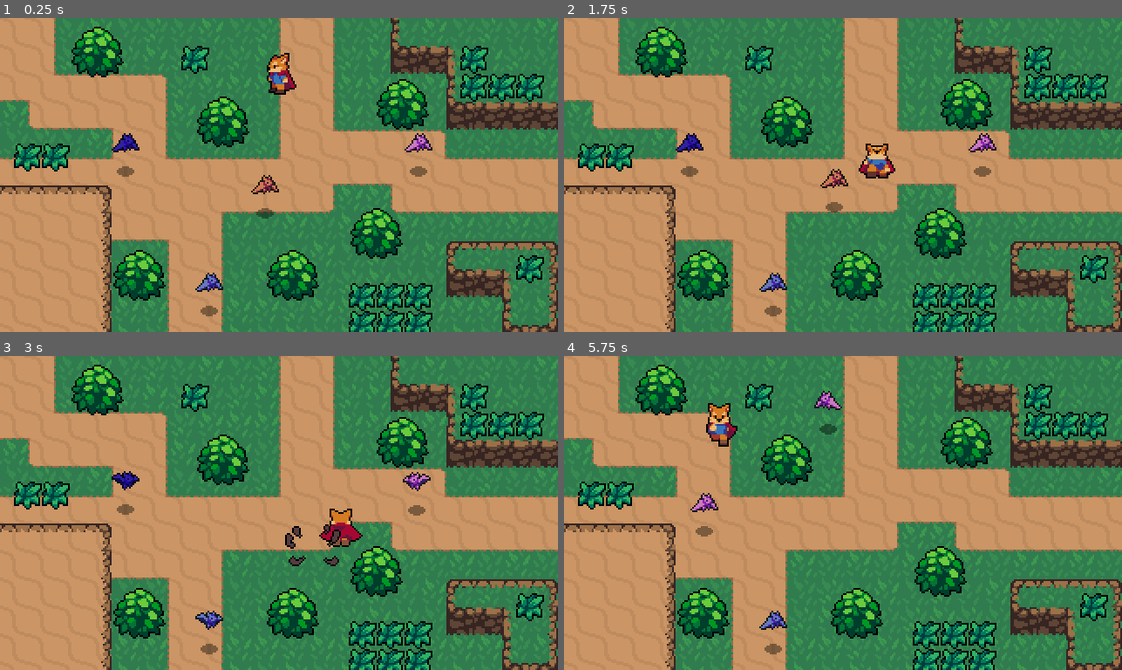
Above: before the commit, frames 1-4 (two rows, left to right).
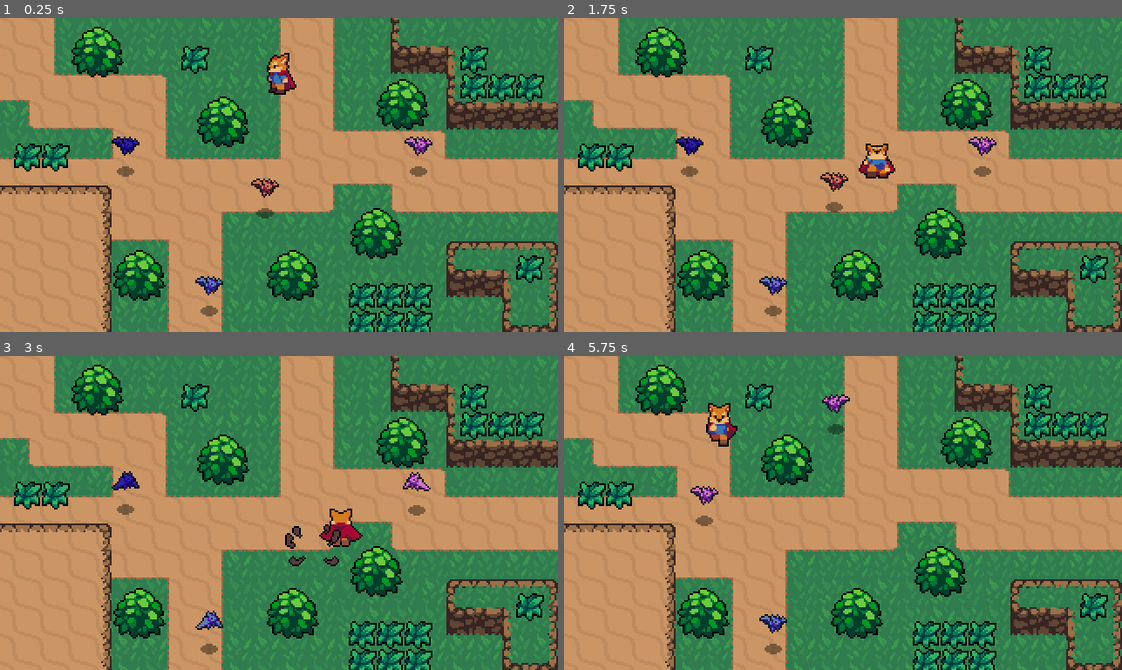
Above: after the commit, the same moments.

Repository: JFG16b/RPG-pixel
Game: Godot game, scene res://World.tscn
Same seed, same stepped clock (60 frames per second), same inputs: the game is played once before the commit and once after it.
Inputs:
- Up to frame 1 (0.25 s): no input
- Up to frame 2 (1.75 s): hold Right (ui_right) 0.53-1.28 s; tap C (Attack) at 0.6 s; hold Down (ui_down) from 1.28 s (still down); tap Z (Roll) at 1.35 s
- Up to frame 3 (3 s): release Down (ui_down) at 2.03 s; hold Right (ui_right) 2.03-2.78 s; tap C (Attack) at 2.1 s; hold Up (ui_up) from 2.78 s (still down); tap Z (Roll) at 2.85 s
- Up to frame 4 (5.75 s): release Up (ui_up) at 3.53 s; hold Left (ui_left) 3.53-5.03 s; tap C (Attack) at 3.6, 5.1 s; tap Z (Roll) at 4.35 s; hold Down (ui_down) from 5.03 s (still down)

The runs differ from the first frame. In frame 1, 0.8% of the frame differs, in the area x 20-78%, y 36-89%; in frame 2, 0.8%; in frame 3, 0.4%; in frame 4, 0.9%, in the area x 22-52%, y 11-89%.

Commit message:
last edit

Diff:
--- a/Action RPG Resources/Effects/HitEffect.tscn
+++ b/Action RPG Resources/Effects/HitEffect.tscn
@@ -16,7 +16,7 @@
 "frames": [ SubResource( 1 ), SubResource( 2 ) ],
 "loop": true,
 "name": "Animate",
-"speed": 15.0
+"speed": 13.0
 } ]
 
 [node name="HitEffect" type="AnimatedSprite"]
--- a/Action RPG Resources/Enemies/Bat.gd
+++ b/Action RPG Resources/Enemies/Bat.gd
@@ -1,5 +1,5 @@
 extends KinematicBody2D
-#cambiar color en funcion de la vida
+
 const EnemyDeathEffect = preload("res://Action RPG Resources/Effects/EnemyDeathEffect.tscn")
 
 export var ACCELERATION = 300
--- a/Action RPG Resources/Enemies/Bat.tscn
+++ b/Action RPG Resources/Enemies/Bat.tscn
@@ -49,7 +49,7 @@
 modulate = Color( 0.996078, 1, 1, 1 )
 collision_layer = 16
 script = ExtResource( 4 )
-FRICTION = 100
+FRICTION = 160
 
 [node name="Sprite" type="AnimatedSprite" parent="."]
 frames = SubResource( 6 )
--- a/Action RPG Resources/Overlap/Hurtbox.gd
+++ b/Action RPG Resources/Overlap/Hurtbox.gd
@@ -9,4 +9,4 @@
 		var effect = HitEffect.instance()
 		var main = get_tree().current_scene
 		main.add_child(effect)
-		effect.global_position = global_position
+		effect.global_position = global_position - Vector2(0, 10)
--- a/World.tscn
+++ b/World.tscn
@@ -578,13 +578,13 @@
 position = Vector2( 72, 88 )
 
 [node name="Sprite" parent="YSort/Enemys/Bat" index="0"]
-frame = 3
+frame = 1
 
 [node name="Bat2" parent="YSort/Enemys" instance=ExtResource( 7 )]
 position = Vector2( 240, 88 )
 
 [node name="Sprite" parent="YSort/Enemys/Bat2" index="0"]
-frame = 3
+frame = 1
 
 [node name="Stats" parent="YSort/Enemys/Bat2" index="4"]
 max_health = 3
@@ -593,7 +593,7 @@
 position = Vector2( 120, 168 )
 
 [node name="Sprite" parent="YSort/Enemys/Bat3" index="0"]
-frame = 3
+frame = 1
 
 [node name="Stats" parent="YSort/Enemys/Bat3" index="4"]
 max_health = 2
@@ -602,16 +602,20 @@
 position = Vector2( 152, 112 )
 
 [node name="Sprite" parent="YSort/Enemys/Bat4" index="0"]
-frame = 3
+frame = 1
 
 [node name="Stats" parent="YSort/Enemys/Bat4" index="4"]
 max_health = 1
 
 [editable path="YSort/Enemys/Bat"]
 [editable path="YSort/Enemys/Bat/Hurtbox"]
+[editable path="YSort/Enemys/Bat/PlayerDetectionZone"]
 [editable path="YSort/Enemys/Bat2"]
 [editable path="YSort/Enemys/Bat2/Hurtbox"]
+[editable path="YSort/Enemys/Bat2/PlayerDetectionZone"]
 [editable path="YSort/Enemys/Bat3"]
 [editable path="YSort/Enemys/Bat3/Hurtbox"]
+[editable path="YSort/Enemys/Bat3/PlayerDetectionZone"]
 [editable path="YSort/Enemys/Bat4"]
 [editable path="YSort/Enemys/Bat4/Hurtbox"]
+[editable path="YSort/Enemys/Bat4/PlayerDetectionZone"]
